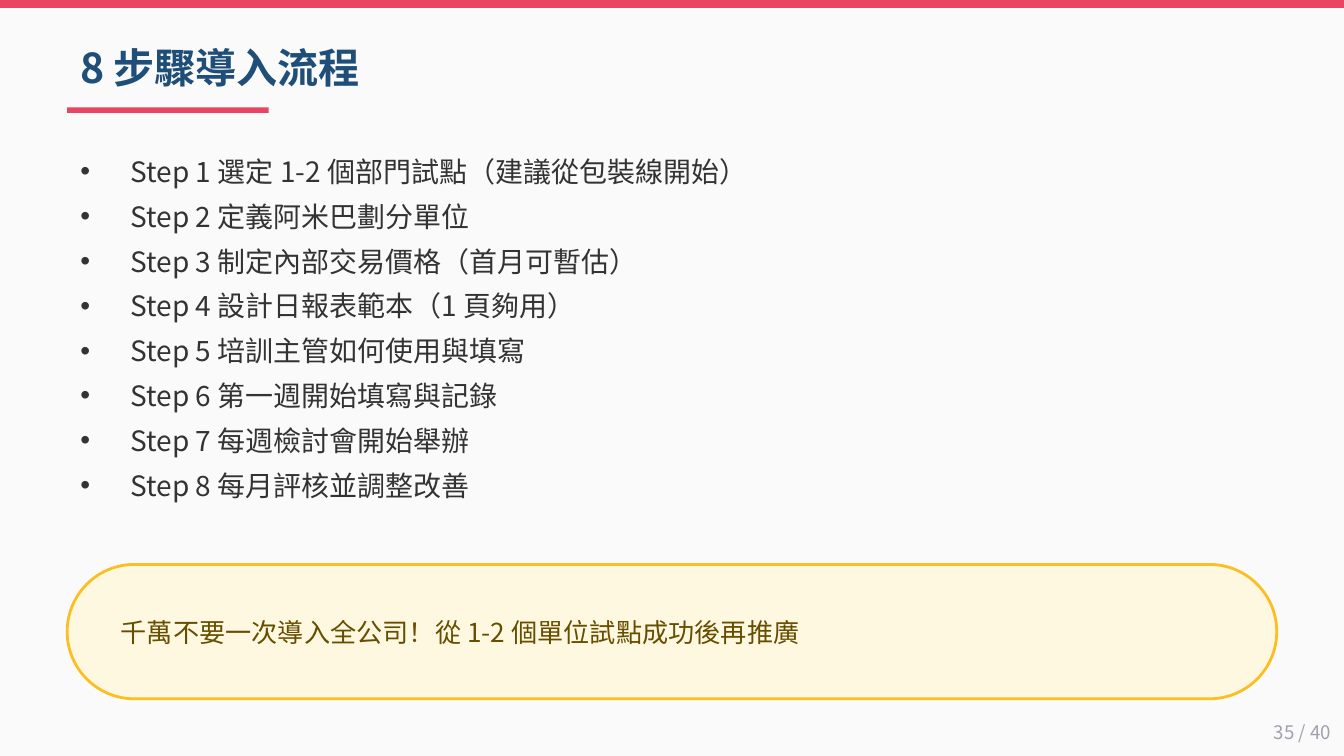
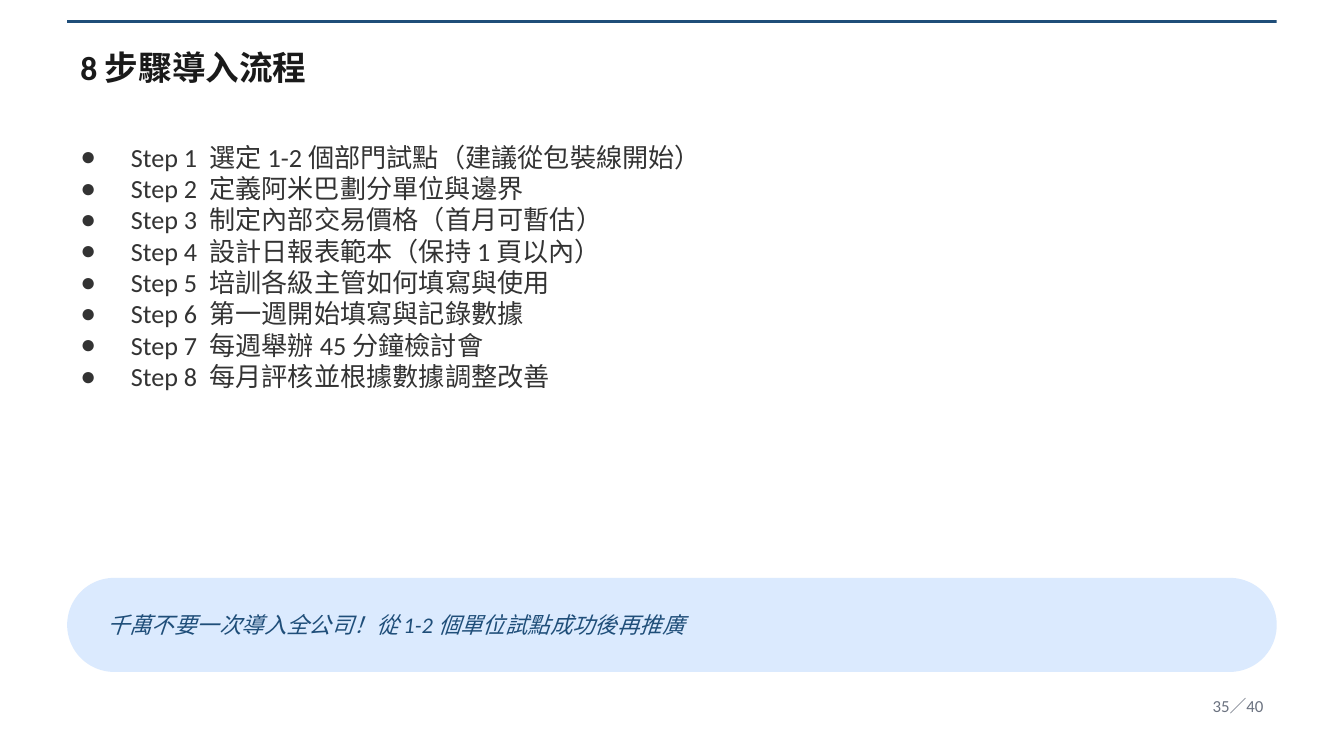
Before and after one commit to Lingo1516/Lingo1516.github.io, a slide deck: slide 35 of 阿米巴經營_40頁完整講義.pptx. Drawn at 1344x756 pixels with LibreOffice and Linux fonts; fonts in the diff are those of the drawing. Boxes give left, top, right and bottom in pixels: in the first picture for what was removed or moved away, otherwise in the second. Text is boxed around its words. In the diff, an @@ line names an element or a change of style, - is before the commit and + after.

Commit message:
update 阿米巴講義 v2 McKinsey style

```diff
--- a/阿米巴經營_40頁完整講義.pptx
+++ b/阿米巴經營_40頁完整講義.pptx
@@ background #FAFAFA to #FFFFFF @@
@@ rectangle: place and size @@
-rectangle at bbox=[0, 0, 1344, 8]
+rectangle at bbox=[67, 20, 1277, 23]
@@ rectangle at bbox=[67, 20, 1277, 23]: fill #E94560 to #1F4E79 @@
@@ text "8 步驟導入流程" at bbox=[80, 51, 307, 83]: size 22 to 18 pt, font Noto Sans CJK TC to Calibri, text colour #1F4E79 to #1A1A1A @@
@@ rectangle removed at bbox=[67, 108, 269, 113] @@
@@ text "Step 1 選定 1-2 個部門試點（建議從包裝線開始）": place and size @@
-text "Step 1 選定 1-2 個部門試點（建議從包裝線開始）" at bbox=[131, 158, 747, 503]
+text "Step 1 選定 1-2 個部門試點（建議從包裝線開始）" at bbox=[131, 145, 701, 391]
@@ text at bbox=[131, 145, 701, 234]: size 15 to 14 pt, font Noto Sans CJK TC to Calibri in "Step 1 選定 1-2 個部門試點（建議從包裝線開始）", "Step 3 制定內部交易價格（首月可暫估）"; bullet • to ●; less space between paragraphs @@
@@ text at bbox=[131, 176, 523, 203]: text changed; size 15 to 14 pt; font Noto Sans CJK TC to Calibri @@
-• Step 2 定義阿米巴劃分單位
+● Step 2 定義阿米巴劃分單位與邊界
@@ text at bbox=[131, 239, 601, 391]: text changed; size 15 to 14 pt; font Noto Sans CJK TC to Calibri @@
-• Step 4 設計日報表範本（1 頁夠用）
-• Step 5 培訓主管如何使用與填寫
-• Step 6 第一週開始填寫與記錄
-• Step 7 每週檢討會開始舉辦
-• Step 8 每月評核並調整改善
+● Step 4 設計日報表範本（保持 1 頁以內）
+● Step 5 培訓各級主管如何填寫與使用
+● Step 6 第一週開始填寫與記錄數據
+● Step 7 每週舉辦 45 分鐘檢討會
+● Step 8 每月評核並根據數據調整改善
@@ rounded rectangle: place and size @@
-rounded rectangle at bbox=[67, 564, 1277, 699]
+rounded rectangle at bbox=[67, 578, 1277, 672]
@@ rounded rectangle at bbox=[67, 578, 1277, 672]: fill #FFF8E1 to #DBEAFE; outline #FBBF24 1.5 pt to none; proportions changed @@
@@ text "千萬不要一次導入全公司！從 1-2 個單位試點成功後再推廣": place and size @@
-text "千萬不要一次導入全公司！從 1-2 個單位試點成功後再推廣" at bbox=[121, 620, 799, 644]
+text "千萬不要一次導入全公司！從 1-2 個單位試點成功後再推廣" at bbox=[107, 614, 684, 635]
@@ text "千萬不要一次導入全公司！從 1-2 個單位試點成功後再推廣" at bbox=[107, 614, 684, 635]: size 14 to 12 pt, font Noto Sans CJK TC to Calibri, text colour #664D00 to #1F4E79, italic on @@
@@ text at bbox=[1213, 698, 1264, 713]: text changed; size 10 to 9 pt; font Noto Sans CJK TC to Calibri; text colour #A0A0B0 to #6B7280 @@
-35 / 40
+35／40
```
Also in this commit, not shown: 39 other slides changed.
